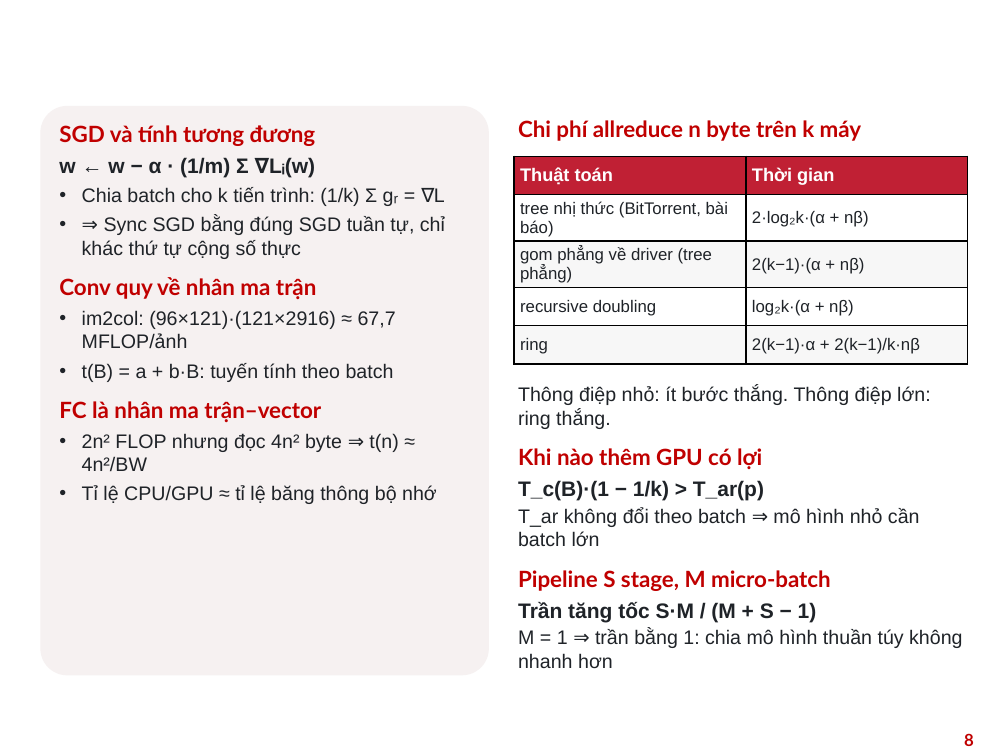
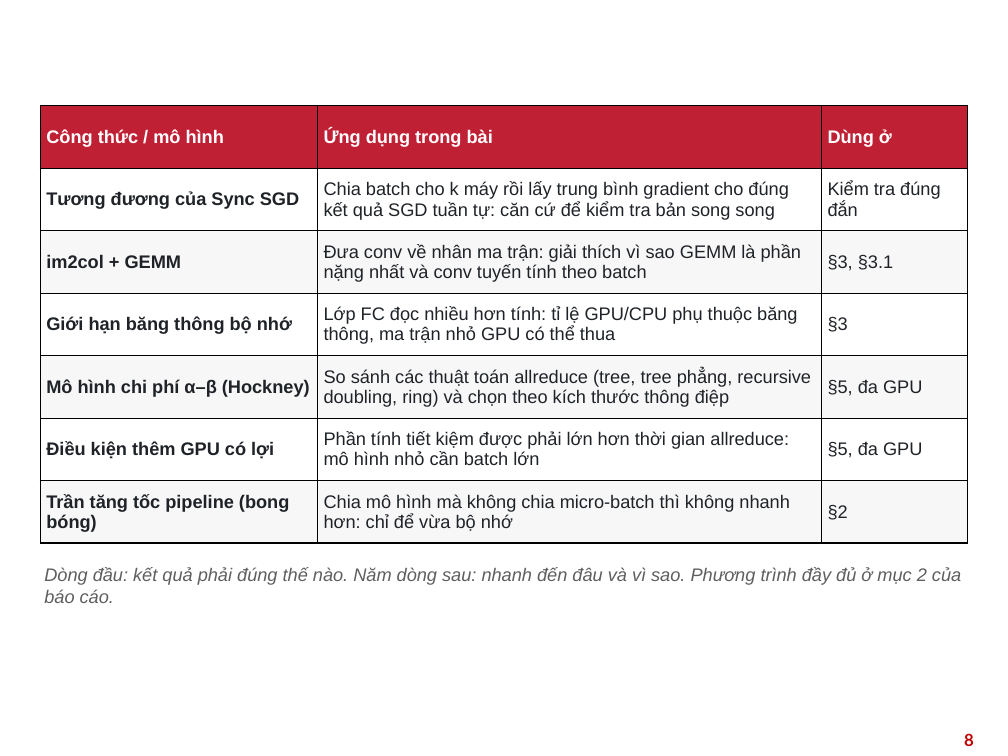
Before and after one commit to ngocvinhvu/High-Performance-Computing, a slide deck: slide 8 of slides/HPC_Nhom10_ParallelDistributedDL.pptx. Drawn at 1008x756 pixels with LibreOffice and Linux fonts; fonts in the diff are those of the drawing; background and template pictures are left out. Boxes give left, top, right and bottom in pixels: in the first picture for what was removed or moved away, otherwise in the second. Text is boxed around its words. In the diff, an @@ line names an element or a change of style, - is before the commit and + after.

```diff
--- a/slides/HPC_Nhom10_ParallelDistributedDL.pptx
+++ b/slides/HPC_Nhom10_ParallelDistributedDL.pptx
@@ rounded rectangle removed at [40,106,489,675] @@
@@ table added at [40,106,968,543], 7 rows, 3 columns @@
+Công thức / mô hình | Ứng dụng trong bài | Dùng ở
+Tương đương của Sync SGD | Chia batch cho k máy rồi lấy trung bình gradient cho đúng kết quả SGD tuần tự: căn cứ để kiểm tra bản song song | Kiểm tra đúng đắn
+im2col + GEMM | Đưa conv về nhân ma trận: giải thích vì sao GEMM là phần nặng nhất và conv tuyến tính theo batch | §3, §3.1
+Giới hạn băng thông bộ nhớ | Lớp FC đọc nhiều hơn tính: tỉ lệ GPU/CPU phụ thuộc băng thông, ma trận nhỏ GPU có thể thua | §3
+Mô hình chi phí α–β (Hockney) | So sánh các thuật toán allreduce (tree, tree phẳng, recursive doubling, ring) và chọn theo kích thước thông điệp | §5, đa GPU
+Điều kiện thêm GPU có lợi | Phần tính tiết kiệm được phải lớn hơn thời gian allreduce: mô hình nhỏ cần batch lớn | §5, đa GPU
+Trần tăng tốc pipeline (bong bóng) | Chia mô hình mà không chia micro-batch thì không nhanh hơn: chỉ để vừa bộ nhớ | §2
@@ text removed at [59,125,445,504] @@
-SGD và tính tương đương
-w ← w − α · (1/m) Σ ∇Lᵢ(w)
-• Chia batch cho k tiến trình: (1/k) Σ gᵣ = ∇L
-• ⇒ Sync SGD bằng đúng SGD tuần tự, chỉ khác thứ tự cộng số thực
-Conv quy về nhân ma trận
-• im2col: (96×121)·(121×2916) ≈ 67,7 MFLOP/ảnh
-• t(B) = a + b·B: tuyến tính theo batch
-FC là nhân ma trận–vector
-• 2n² FLOP nhưng đọc 4n² byte ⇒ t(n) ≈ 4n²/BW
-• Tỉ lệ CPU/GPU ≈ tỉ lệ băng thông bộ nhớ
@@ text removed at [518,120,861,141] @@
-Chi phí allreduce n byte trên k máy
@@ table removed at [514,156,968,358], 5 rows, 2 columns @@
-Thuật toán | Thời gian
-tree nhị thức (BitTorrent, bài báo) | 2·log₂k·(α + nβ)
-gom phẳng về driver (tree phẳng) | 2(k−1)·(α + nβ)
-recursive doubling | log₂k·(α + nβ)
-ring | 2(k−1)·α + 2(k−1)/k·nβ
@@ text removed at [518,386,962,669] @@
-Thông điệp nhỏ: ít bước thắng. Thông điệp lớn: ring thắng.
-Khi nào thêm GPU có lợi
-T_c(B)·(1 − 1/k) > T_ar(p)
-T_ar không đổi theo batch ⇒ mô hình nhỏ cần batch lớn
-Pipeline S stage, M micro-batch
-Trần tăng tốc S·M / (M + S − 1)
-M = 1 ⇒ trần bằng 1: chia mô hình thuần túy không nhanh hơn
@@ text added at [44,567,961,603], 13 pt, text #5F5F5F, italic @@
+Dòng đầu: kết quả phải đúng thế nào. Năm dòng sau: nhanh đến đâu và vì sao. Phương trình đầy đủ ở mục 2 của báo cáo.
```
Also in this commit, not shown: 1 other file.
